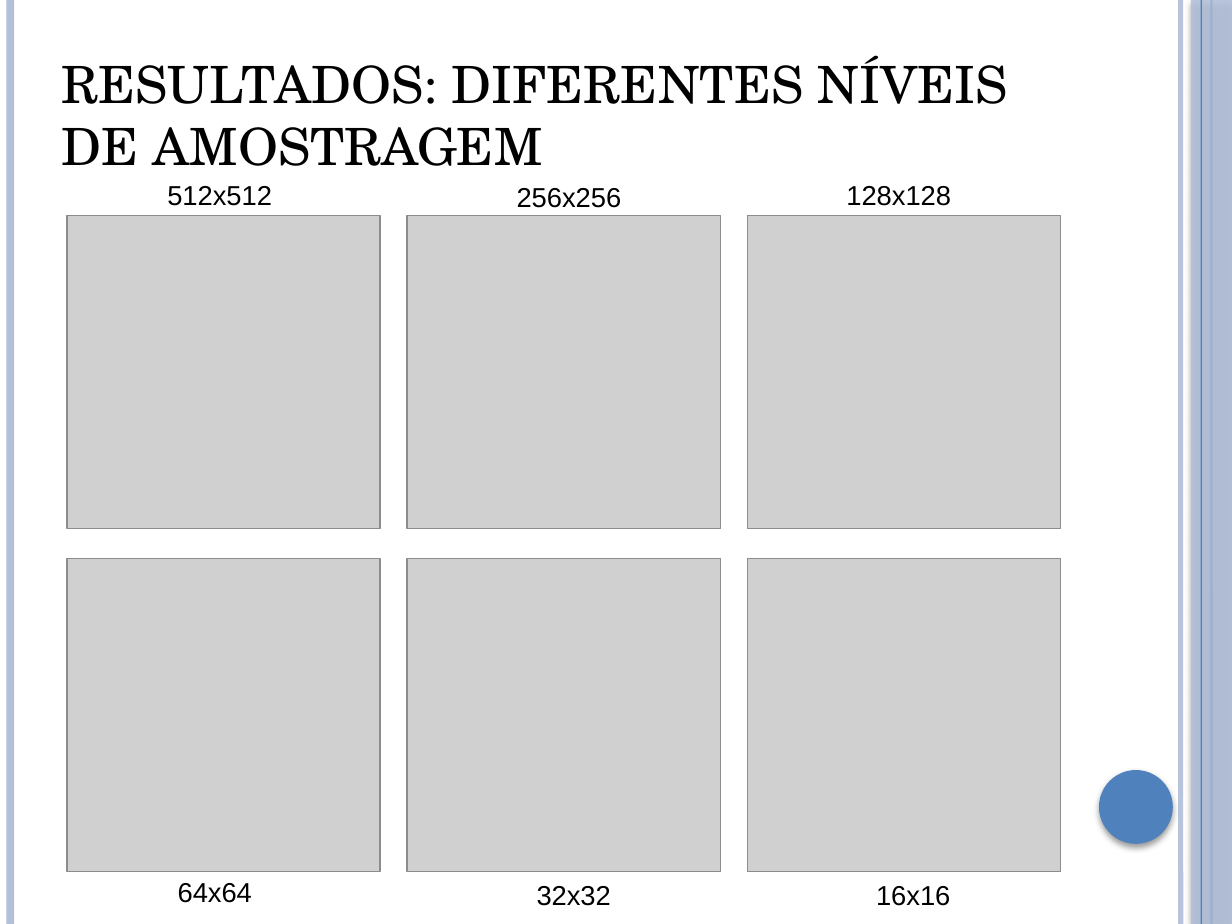
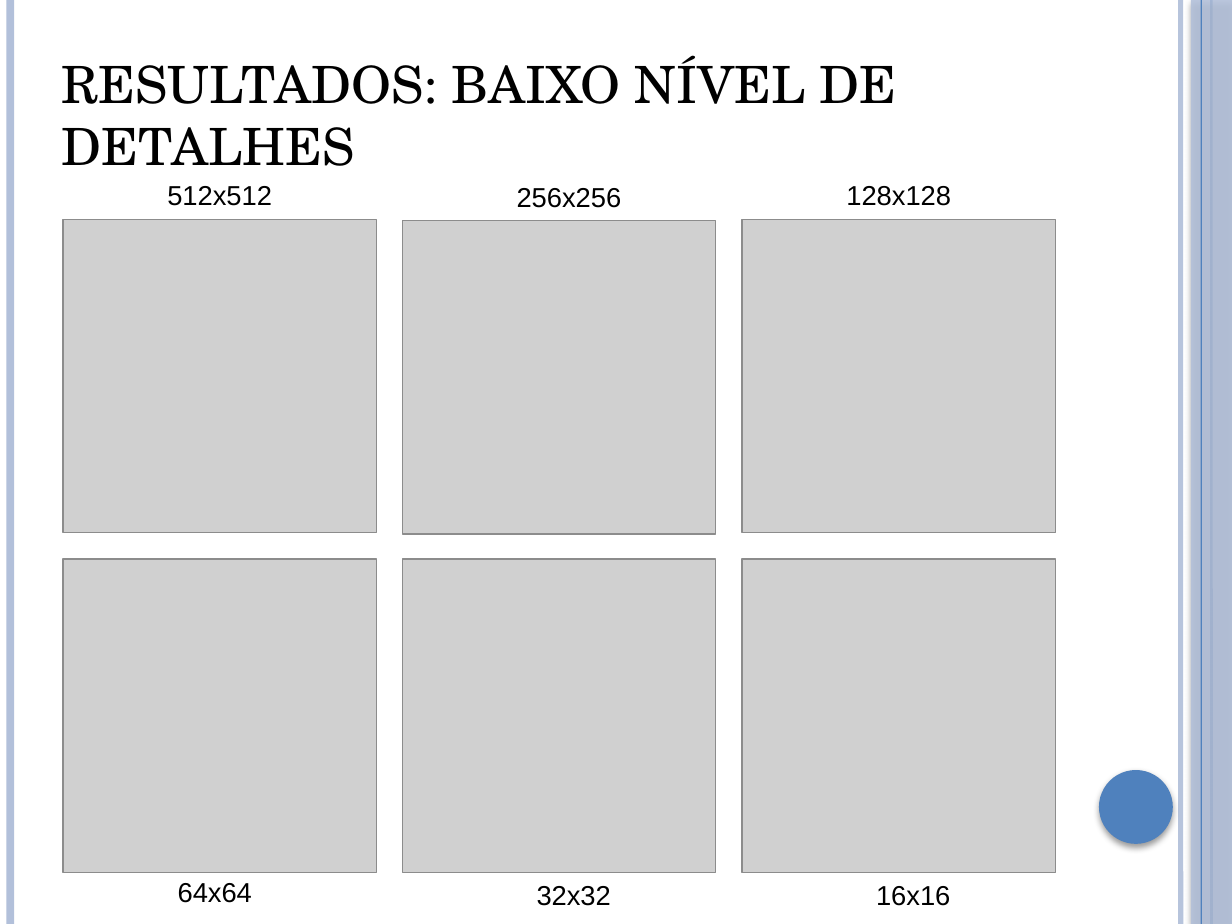
Before and after one commit to brunoliveira8/pdi, a slide deck: slide 10 of trabalho 2/apresentacao.pptx (slide 8 before the commit). Drawn at 1232x924 pixels with LibreOffice and Linux fonts; fonts in the diff are those of the drawing; grey boxes stand for pictures. Boxes give left, top, right and bottom in pixels: in the first picture for what was removed or moved away, otherwise in the second. Text is boxed around its words. In the diff, an @@ line names an element or a change of style, - is before the commit and + after.

```diff
--- a/trabalho 2/apresentacao.pptx
+++ b/trabalho 2/apresentacao.pptx
@@ text at (62, 55, 897, 166): text changed @@
-RESULTADOS: DIFERENTES NÍVEIS DE AMOSTRAGEM
+RESULTADOS: BAIXO NÍVEL DE DETALHES
@@ 3 pictures: place and size @@
-3 pictures at (67, 216, 1061, 529)
+3 pictures at (63, 219, 1055, 533)
@@ 3 pictures: place and size @@
-3 pictures at (67, 558, 1061, 871)
+3 pictures at (63, 559, 1055, 872)
```
Also in this commit, not shown: 8 other slides changed, 6 slides added, 46 other files.
